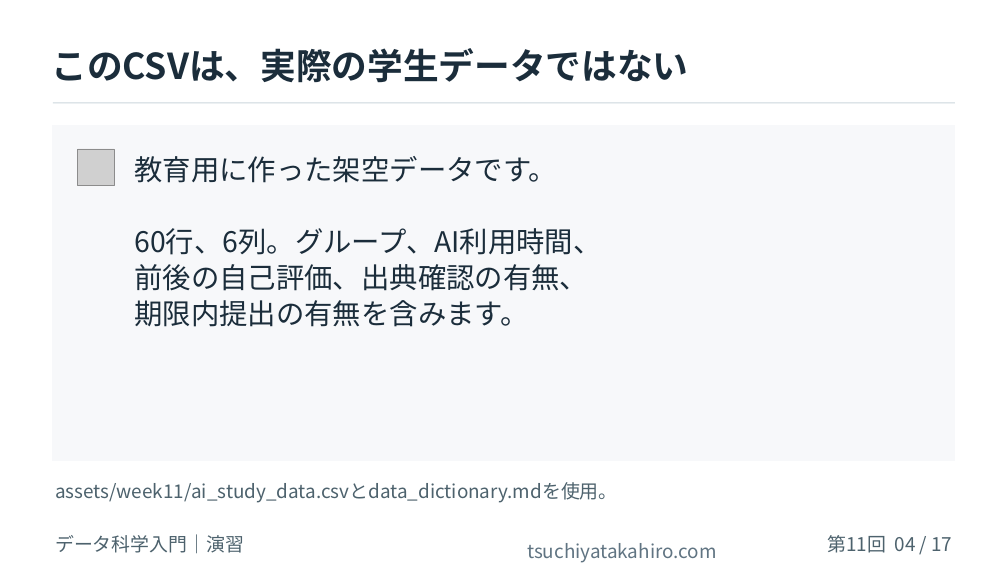
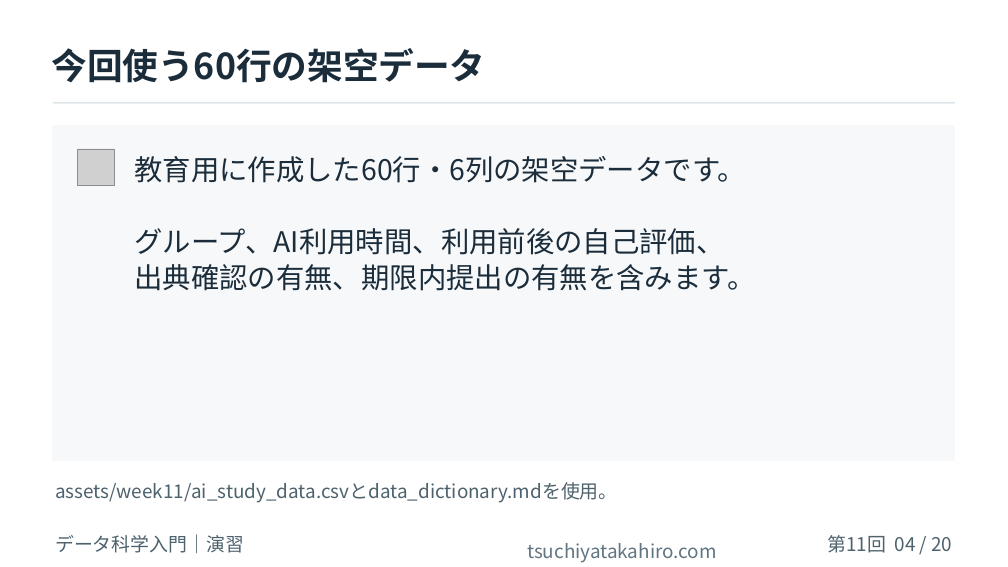
Before and after one commit to tsuchiyatakahirolab/ai-data-literacy, a slide deck: slide 4 of slides/Week11_AI_Data_Analysis.pptx. Drawn at 1008x567 pixels with LibreOffice and Linux fonts; fonts in the diff are those of the drawing; grey boxes stand for pictures; background and template pictures are left out. Boxes give left, top, right and bottom in pixels: in the first picture for what was removed or moved away, otherwise in the second. Text is boxed around its words. In the diff, an @@ line names an element or a change of style, - is before the commit and + after.

```diff
--- a/slides/Week11_AI_Data_Analysis.pptx
+++ b/slides/Week11_AI_Data_Analysis.pptx
@@ text at [51,48,485,83]: text changed @@
-このCSVは、実際の学生データではない
+今回使う60行の架空データ
@@ text at [135,156,756,291]: text changed @@
-教育用に作った架空データです。
-60行、6列。グループ、AI利用時間、
-前後の自己評価、出典確認の有無、
-期限内提出の有無を含みます。
+教育用に作成した60行・6列の架空データです。
+グループ、AI利用時間、利用前後の自己評価、
+出典確認の有無、期限内提出の有無を含みます。
@@ text at [827,535,953,553]: text changed @@
-第11回 04 / 17
+第11回 04 / 20
```
Also in this commit, not shown: 15 other slides changed, 4 slides added, 1 slide removed, 37 other files.
